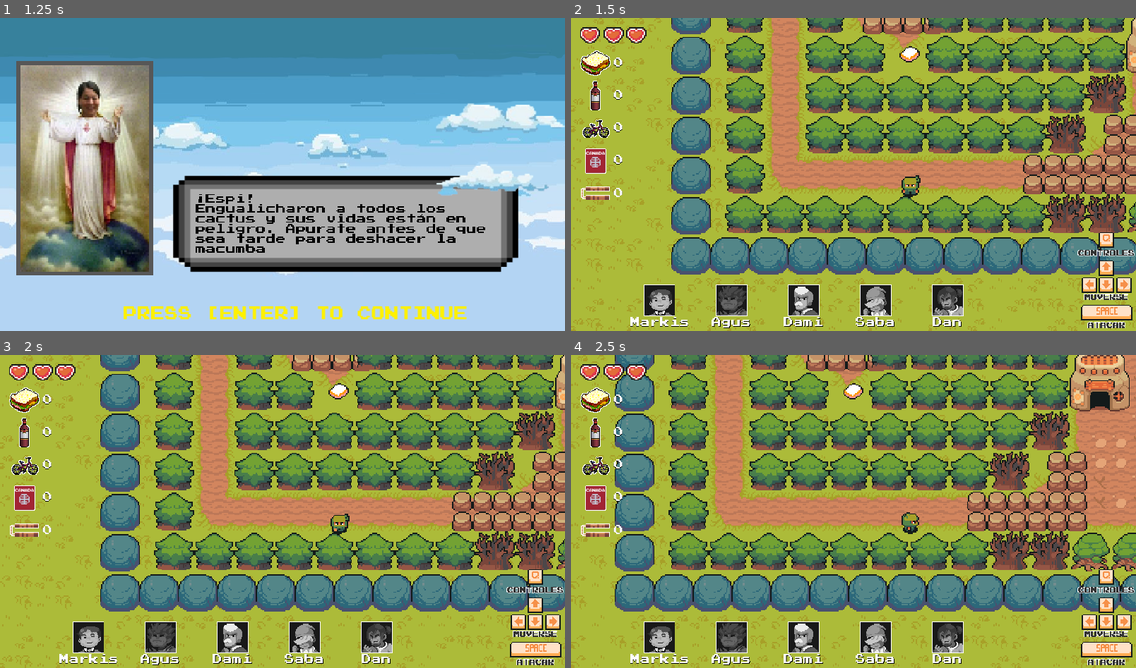
Above: before the commit, frames 1-4 (two rows, left to right).
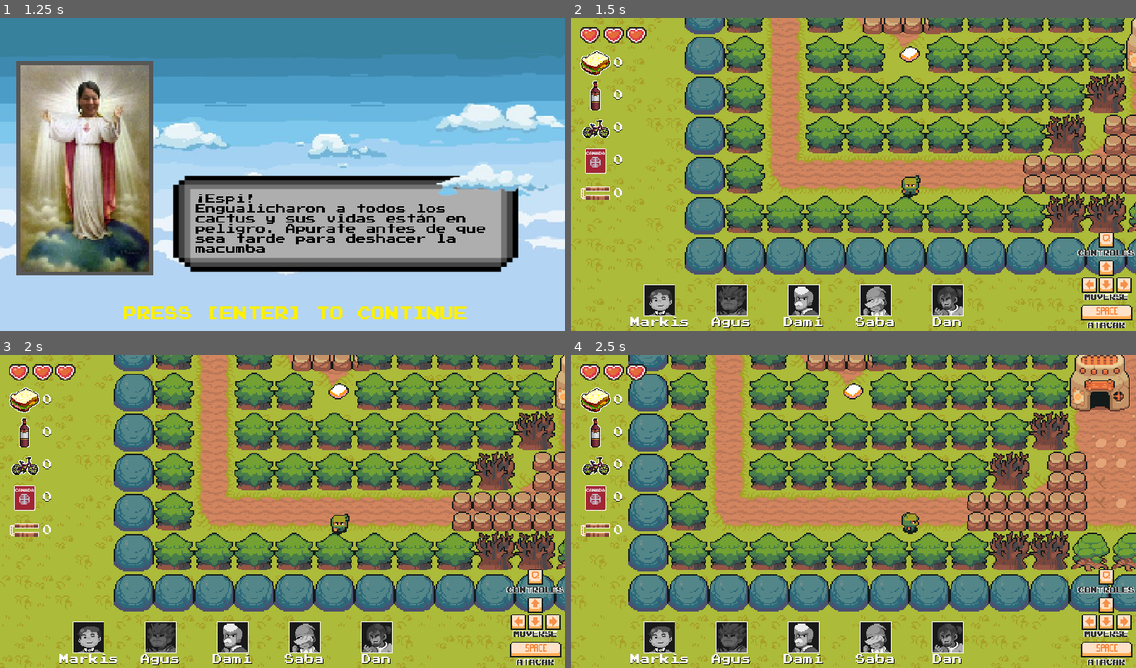
Above: after the commit, the same moments.

Repository: 12-cactus/espi-and-the-rescue-crusade
Game: Godot game, scene res://Main.tscn
Same seed, same stepped clock (60 frames per second), same inputs: the game is played once before the commit and once after it.
Inputs:
- Up to frame 1 (1.25 s): tap Enter (start) at 0.5 s; hold Right (right) from 0.53 s (still down); tap Space (fire) at 0.6 s
- Up to frame 2 (1.5 s): tap Enter (start) at 1.25 s; release Right (right) at 1.28 s; hold Down (down) from 1.28 s (still down); tap Q (next_dialog) at 1.35 s
- Up to frame 3 (2 s): keep holding Down (down)
- Up to frame 4 (2.5 s): release Down (down) at 2.03 s; hold Right (right) from 2.03 s (still down); tap Enter (start) at 2.1 s

Frame 1 is identical in both runs. In frame 2, 11% of the frame differs, in the area x 17-100%, y 0-82%; in frame 3, 11%; in frame 4, 11%, in the area x 7-100%, y 0-82%.

Commit message:
:bug: fix Border TileSet

Diff:
--- a/entities/World/Conurban.tscn
+++ b/entities/World/Conurban.tscn
@@ -552,7 +552,7 @@
 
 [node name="Borders" type="TileMap" parent="."]
 tile_set = SubResource( 21 )
-cell_size = Vector2( 31, 32 )
+cell_size = Vector2( 32, 32 )
 collision_layer = 1024
 format = 1
 tile_data = PoolIntArray( -65529, 0, 0, -65528, 0, 0, -65527, 0, 0, -65526, 0, 0, -65525, 0, 0, -65524, 0, 0, -65523, 0 …(1993 unchanged characters)…
Not shown: 6 places in entities/World/Conurban.tscn that only renumber resources
